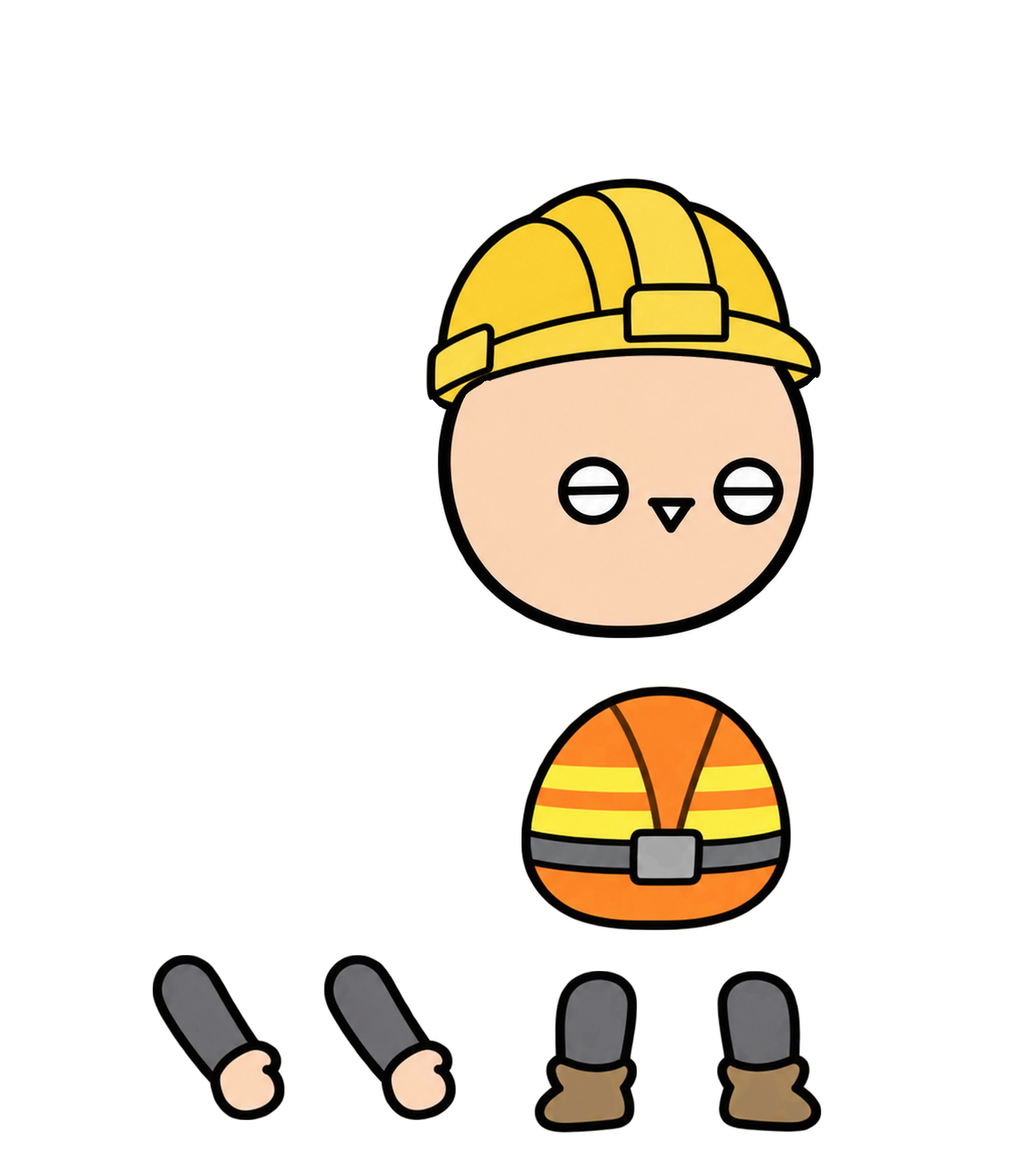
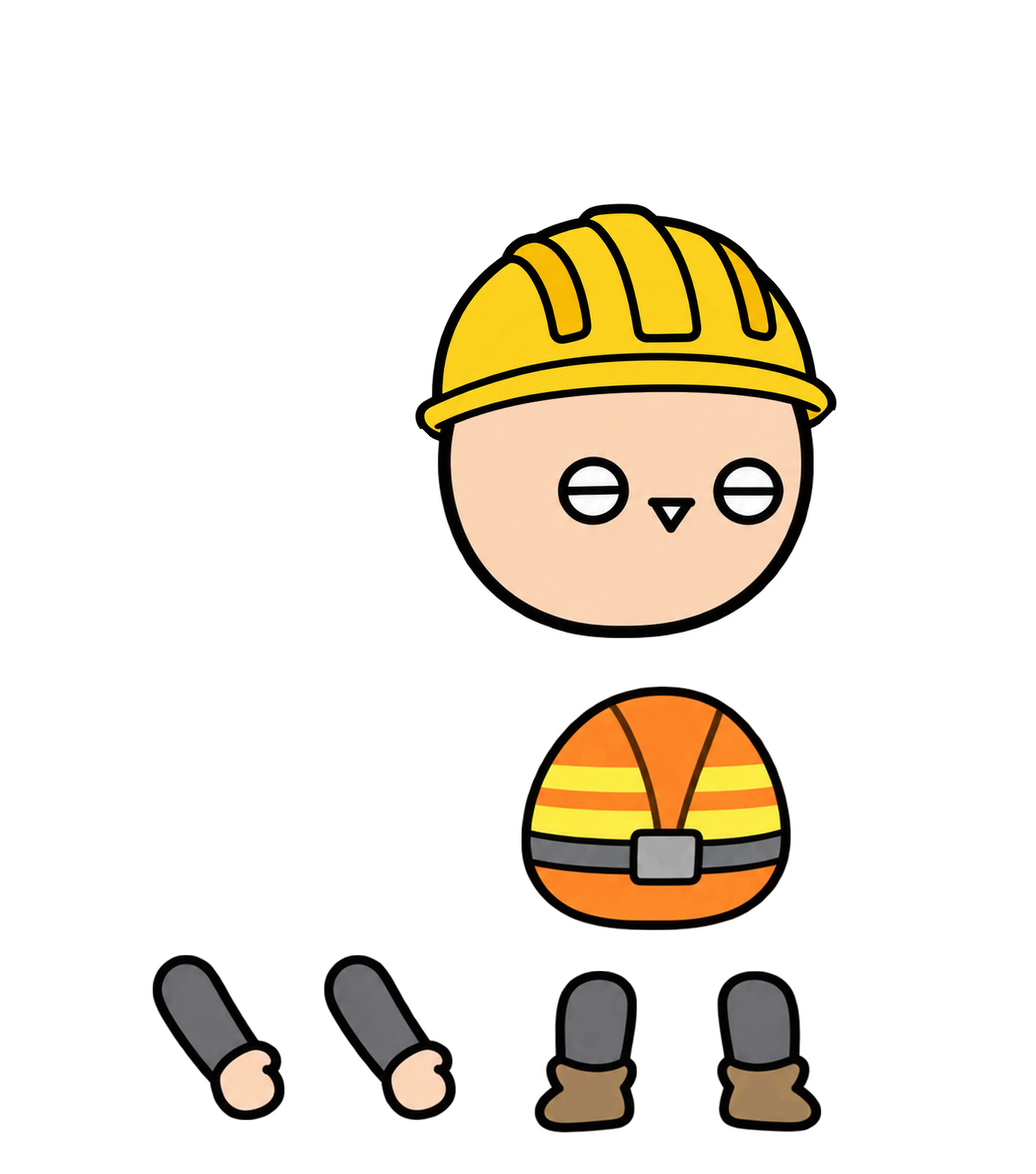
Revision of a layered 1036x1174 image; what changed, layer by layer:
painted on "머리" over [413, 178, 839, 442]
